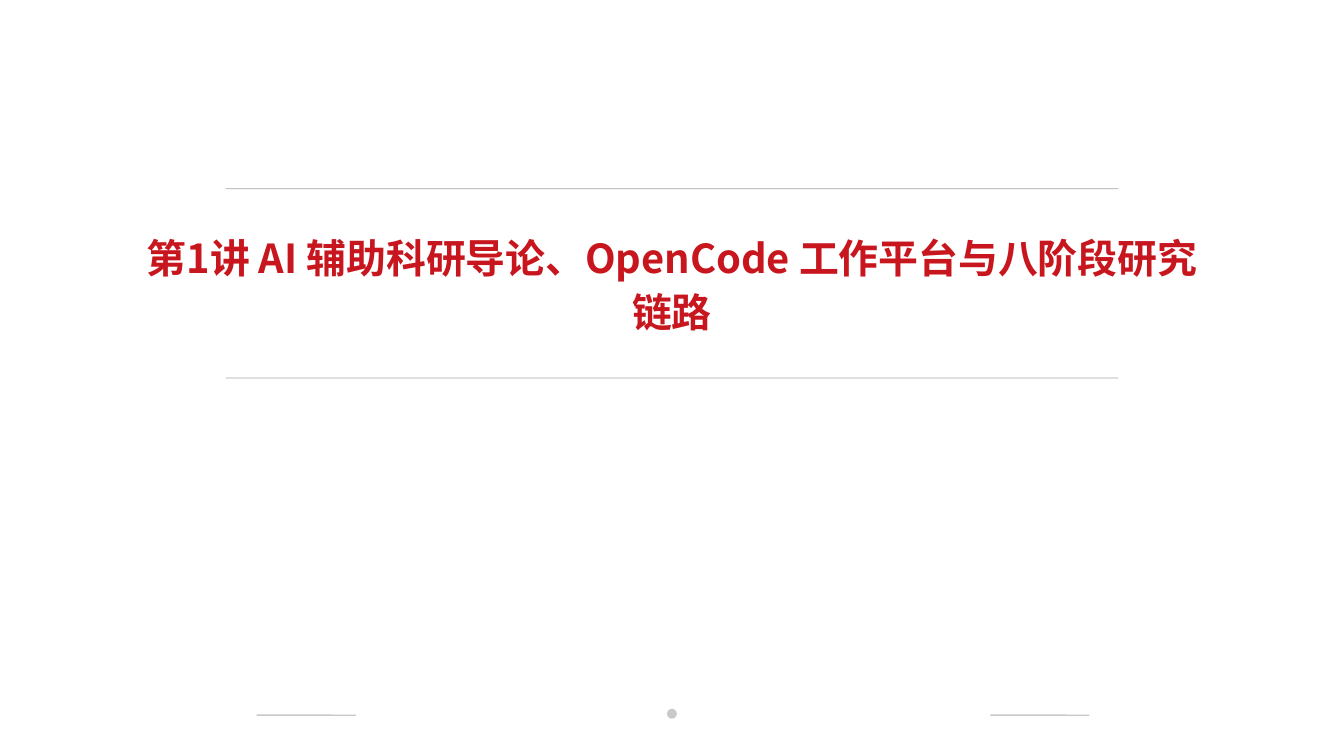
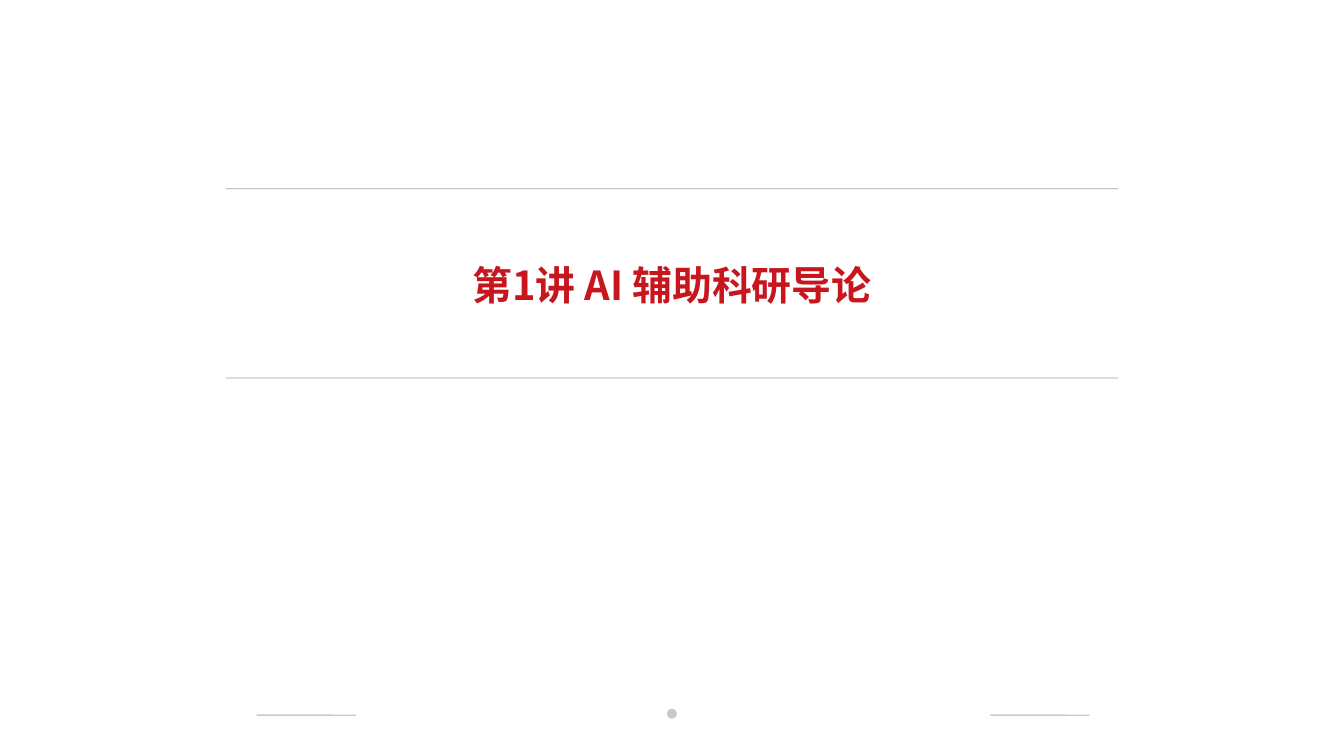
Before and after one commit to jinyh/ai4research, a slide deck: slide 1 of lessons/lesson-01/slides.pptx. Drawn at 1344x756 pixels with LibreOffice and Linux fonts; fonts in the diff are those of the drawing; background and template pictures are left out. Boxes give left, top, right and bottom in pixels: in the first picture for what was removed or moved away, otherwise in the second. Text is boxed around its words. In the diff, an @@ line names an element or a change of style, - is before the commit and + after.

```diff
--- a/lessons/lesson-01/slides.pptx
+++ b/lessons/lesson-01/slides.pptx
@@ text at [473, 266, 871, 304]: text changed @@
-第1讲 AI 辅助科研导论、OpenCode 工作平台与八阶段研究链路
+第1讲 AI 辅助科研导论
```
Also in this commit, not shown: 3 other slides changed, 26 other files.
